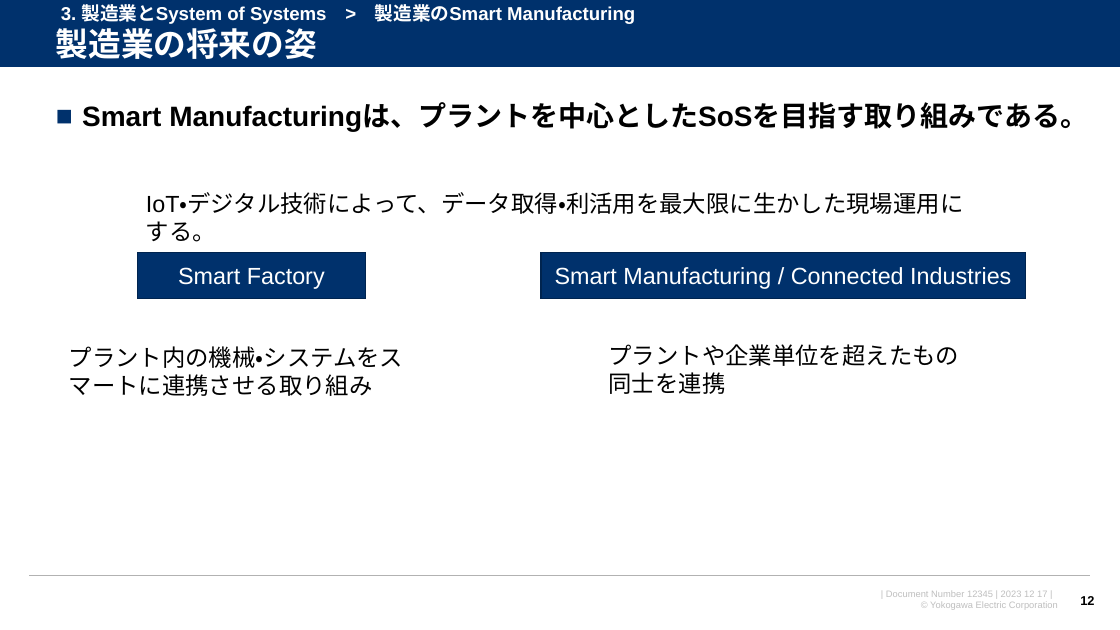
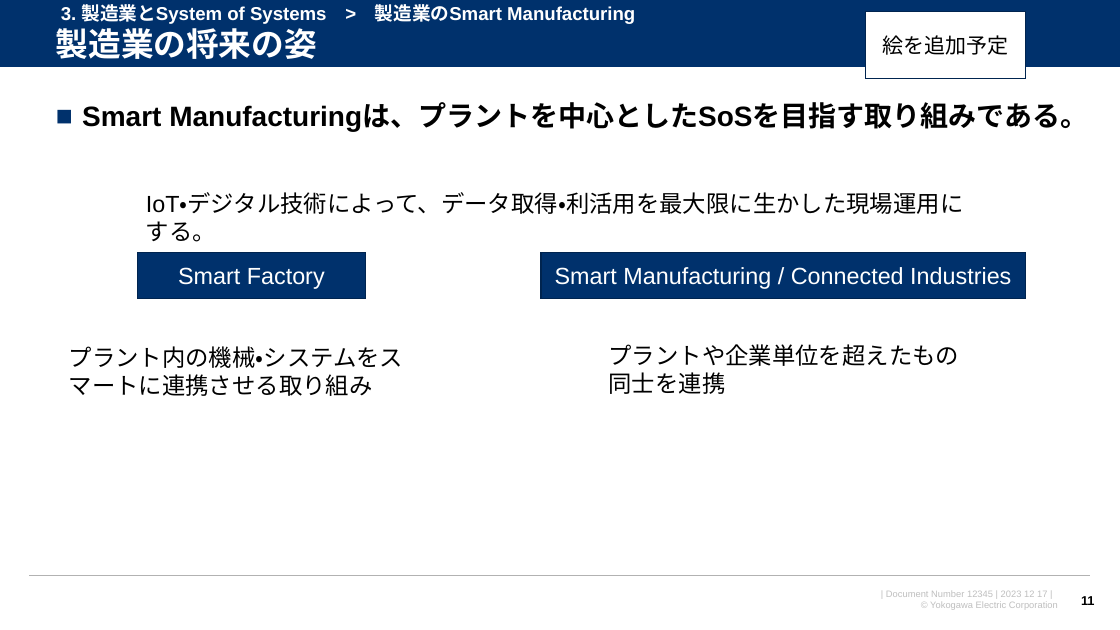
Before and after one commit to watarukumagai-git/opt, a slide deck: slide 11 of SoS/conf2023/231217_横幹連合コンファレンス_熊谷.pptx (slide 12 before the commit). Drawn at 1120x630 pixels with LibreOffice and Linux fonts; fonts in the diff are those of the drawing; background and template pictures are left out. Boxes give left, top, right and bottom in pixels: in the first picture for what was removed or moved away, otherwise in the second. Text is boxed around its words. In the diff, an @@ line names an element or a change of style, - is before the commit and + after.

```diff
--- a/SoS/conf2023/231217_横幹連合コンファレンス_熊谷.pptx
+++ b/SoS/conf2023/231217_横幹連合コンファレンス_熊谷.pptx
@@ rectangle added at [866,12,1027,78], fill #FFFFFF, outline #002450 1 pt, 18 pt, text #000000 @@
+絵を追加予定
@@ page number at [1081,596,1095,605]: text changed @@
-12
+11
```
Also in this commit, not shown: 12 other slides changed, 3 slides added, 2 slides removed.
